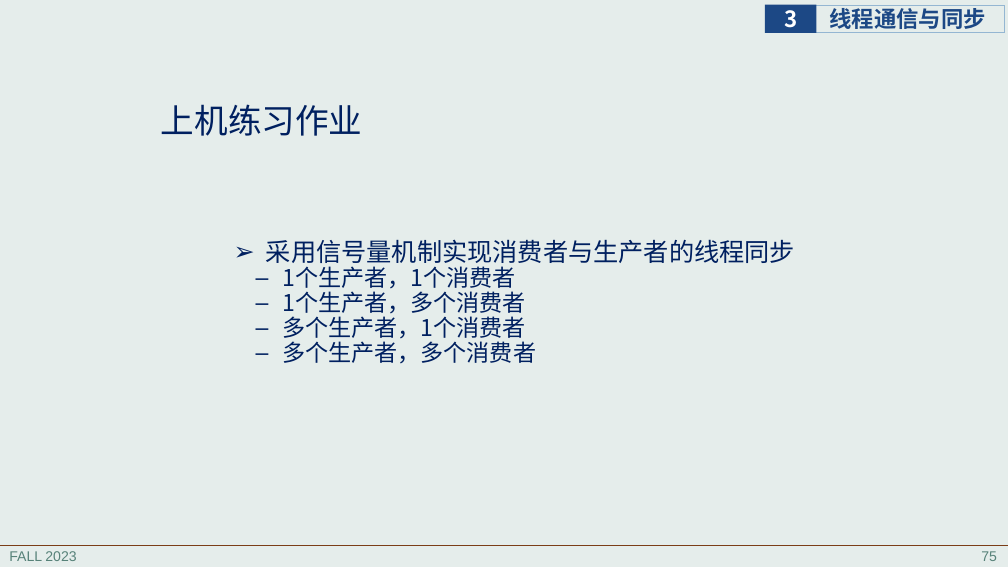
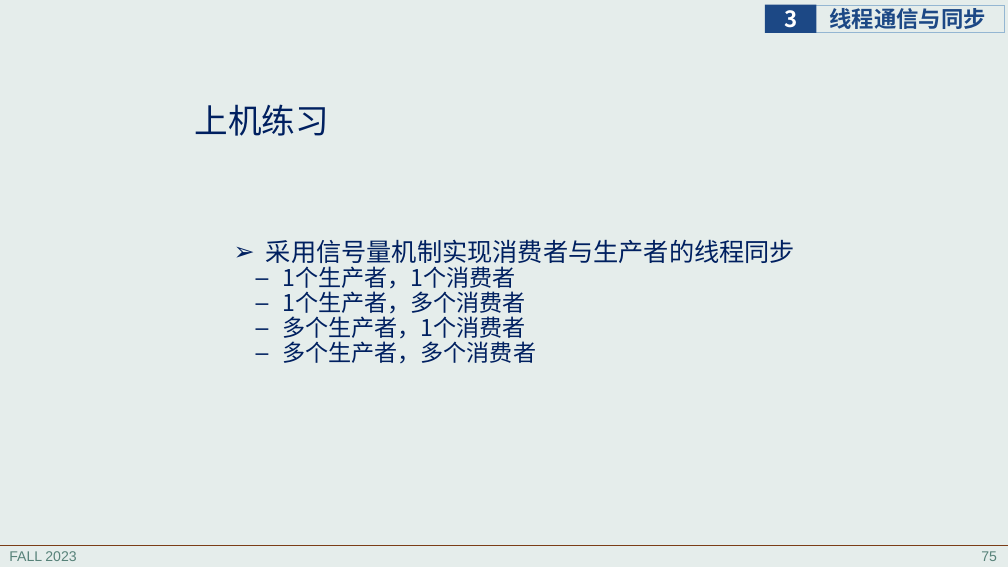
Before and after one commit to principleWindows/win-principle-2023, a slide deck: slide 75 of slides/instruction/principleWindows_3.pptx. Drawn at 1008x567 pixels with LibreOffice and Linux fonts; fonts in the diff are those of the drawing. Boxes give left, top, right and bottom in pixels: in the first picture for what was removed or moved away, otherwise in the second. Text is boxed around its words. In the diff, an @@ line names an element or a change of style, - is before the commit and + after.

```diff
--- a/slides/instruction/principleWindows_3.pptx
+++ b/slides/instruction/principleWindows_3.pptx
@@ title at (x1=194, y1=104, x2=328, y2=136): text changed @@
-上机练习作业
+上机练习
```
Also in this commit, not shown: 4 other slides changed, 1 other file.
